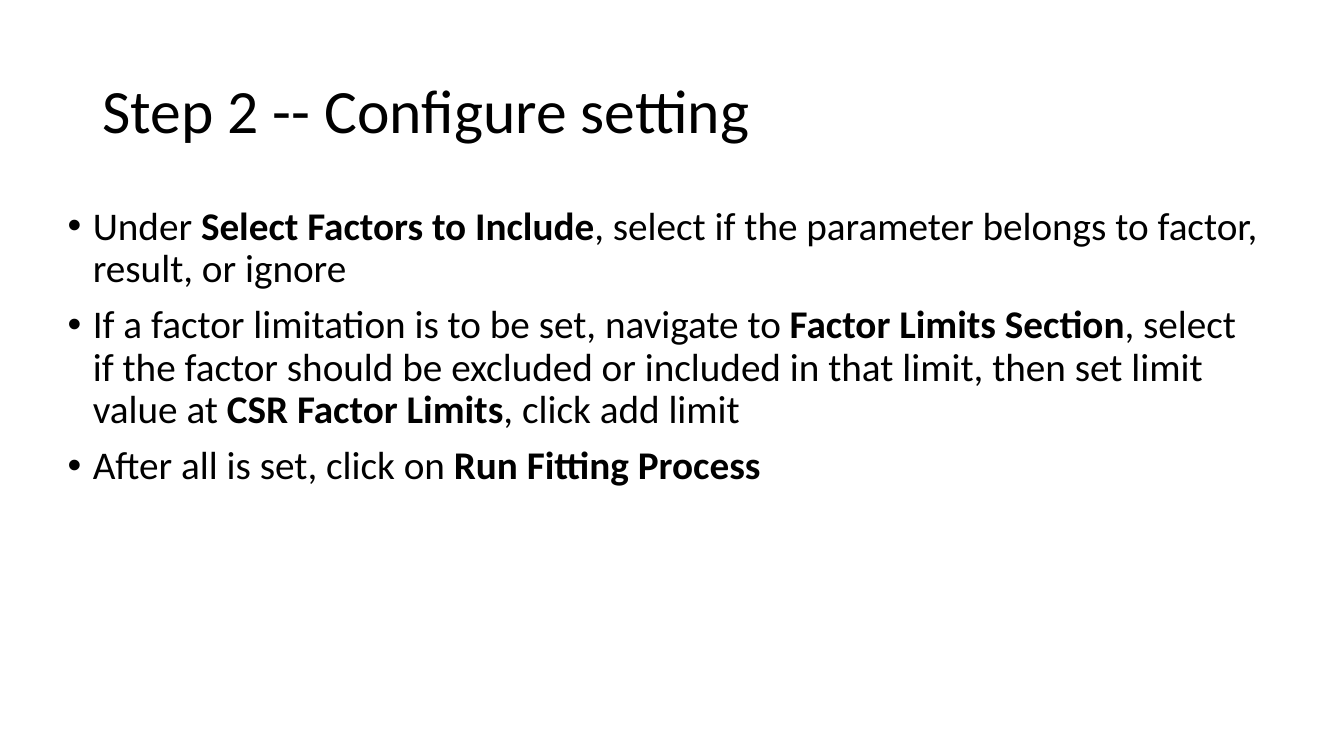
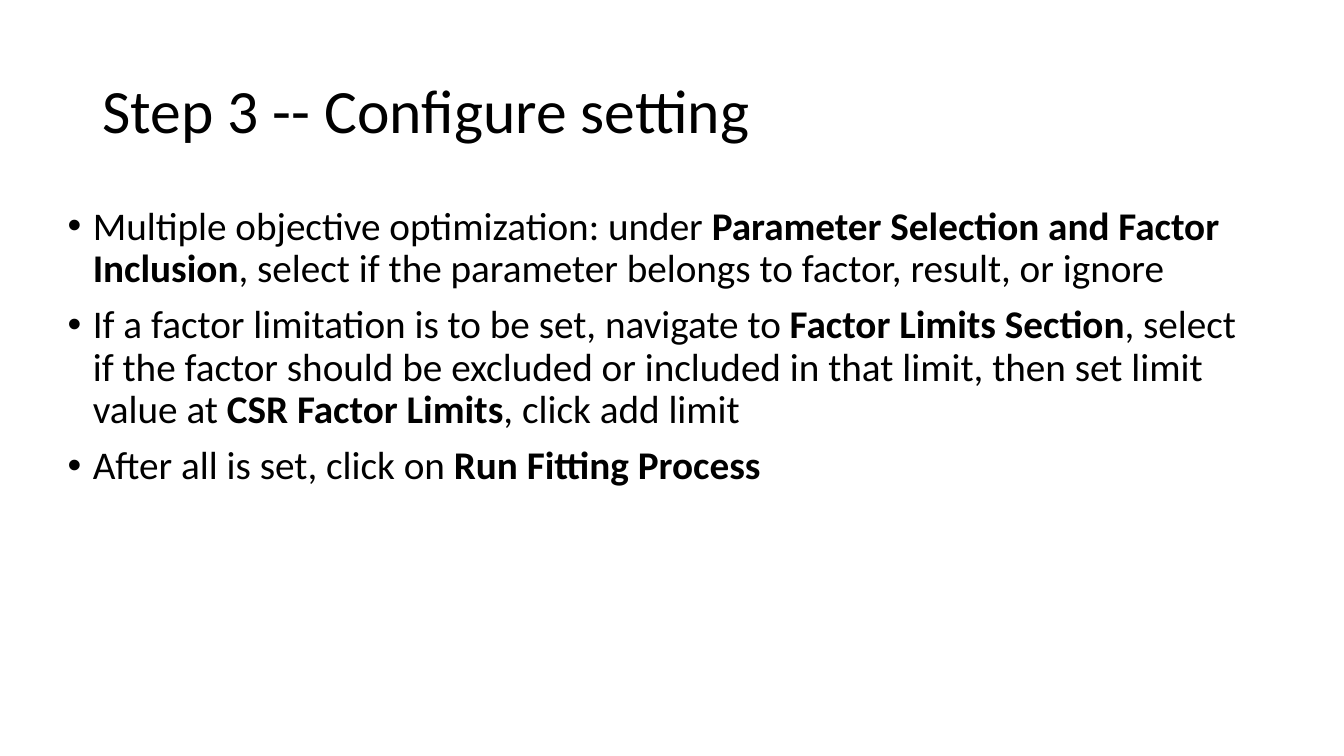
Before and after one commit to cuzno200161/CSR-software, a slide deck: slide 11 of CSR APP Instruction.pptx (slide 5 before the commit). Drawn at 1344x756 pixels with LibreOffice and Linux fonts; fonts in the diff are those of the drawing. Boxes give left, top, right and bottom in pixels: in the first picture for what was removed or moved away, otherwise in the second. Text is boxed around its words. In the diff, an @@ line names an element or a change of style, - is before the commit and + after.

```diff
--- a/CSR APP Instruction.pptx
+++ b/CSR APP Instruction.pptx
@@ title at [102,90,749,144]: text changed @@
-Step 2 -- Configure setting
+Step 3 -- Configure setting
@@ text at [93,212,1219,289]: text changed @@
-• Under Select Factors to Include, select if the parameter belongs to factor, result, or ignore
+• Multiple objective optimization: under Parameter Selection and Factor Inclusion, select if the parameter belongs to factor, result, or ignore
```
Also in this commit, not shown: 4 other slides changed, 7 slides added, 1 slide removed, 1 other file.
